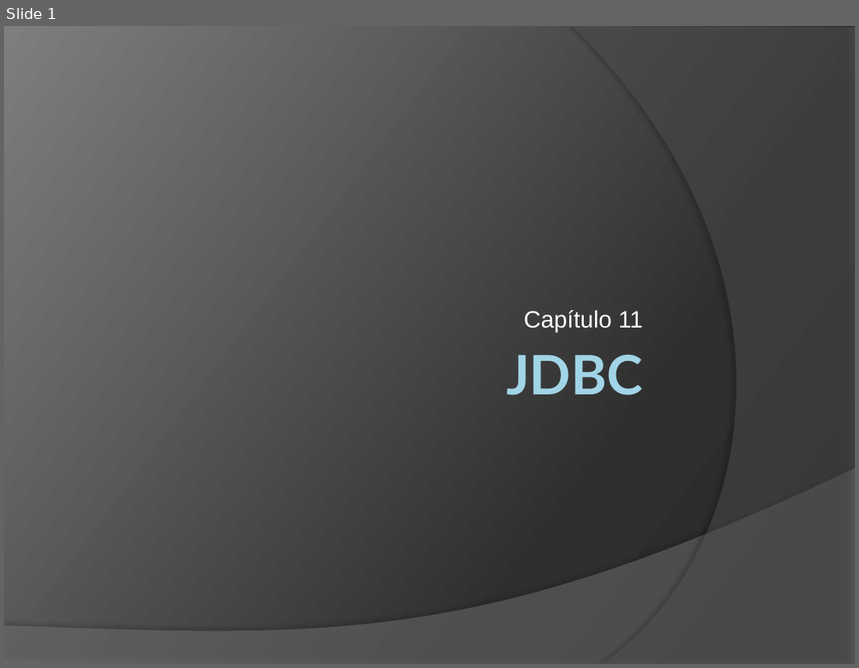
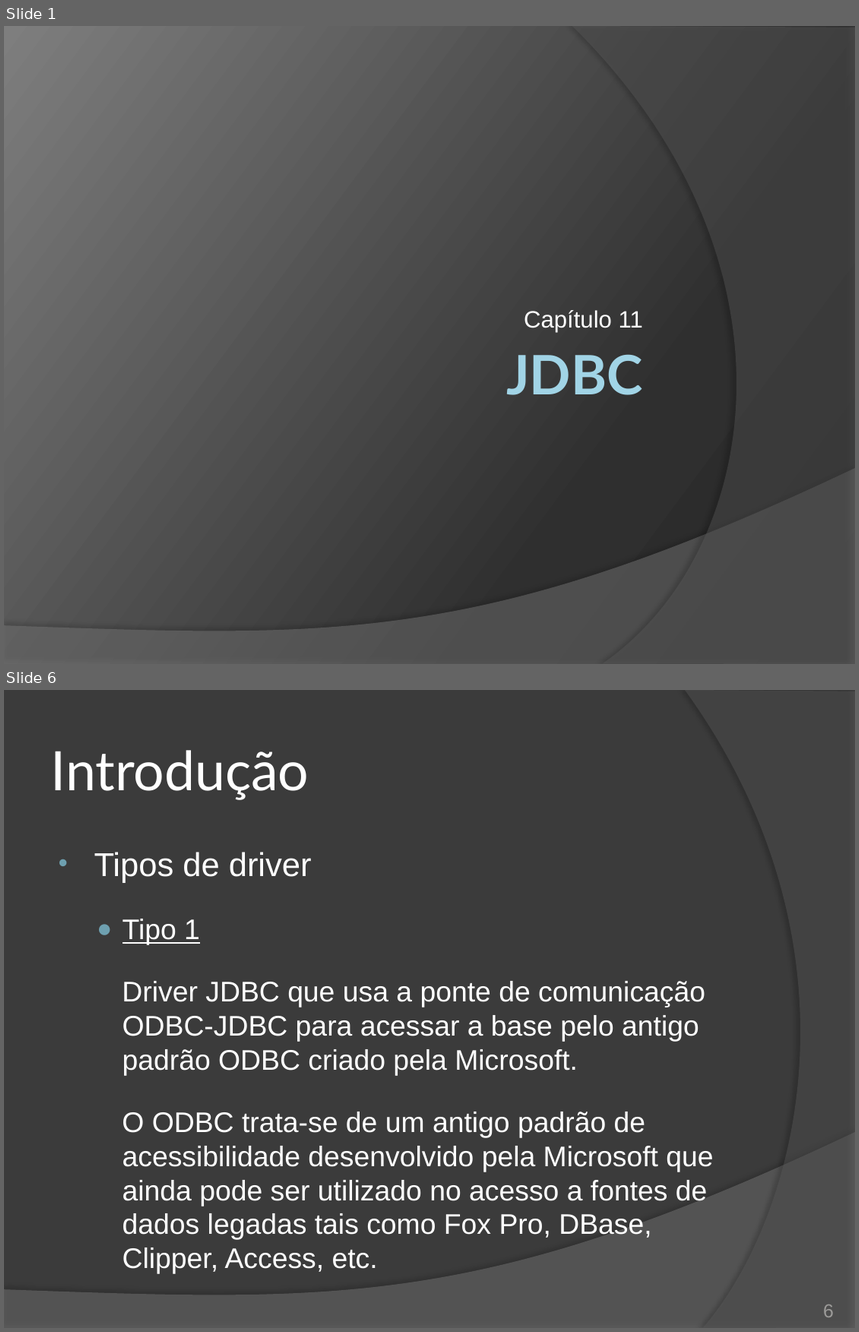
Before and after one commit to duchesqui/slzvieira-training, a slide deck: 2-Java-Programmer-Modulo-II/19.Capitulo11.pptx. Shown one above the other, each under a label of ours: slide 1 before the commit, slides 1 and 6 after it; the slides between them are not shown. The pictures are 859x668 and 859x1332 pixels, drawn with LibreOffice and Linux fonts; fonts in the diff are those of the drawing. Boxes give left, top, right and bottom in pixels: in the first picture for what was removed or moved away, otherwise in the second. Text is boxed around its words. In the diff, an @@ line names an element or a change of style, - is before the commit and + after.

Commit message:
Início da apresentação de JDBC. Inclusão dos drivers Oracle, My Sql e SQL Server.

```diff
--- a/2-Java-Programmer-Modulo-II/19.Capitulo11.pptx
+++ b/2-Java-Programmer-Modulo-II/19.Capitulo11.pptx
@@ slide 6 added at (4, 690, 855, 1328), background #3B3B3B; not listed: 1 template element that a slide beside it also shows @@
@@ freeform shape added at (685, 690, 855, 1328), fill #5E5E5E at 40% opacity @@
@@ title added at (51, 750, 310, 800), 46 pt, text #FFFFFF @@
+Introdução
@@ text added at (94, 852, 713, 1274), 24 pt, text #FFFFFF @@
+• Tipos de driver
+  ● Tipo 1
+  Driver JDBC que usa a ponte de comunicação ODBC-JDBC para acessar a base pelo antigo padrão ODBC criado pela Microsoft.
+  O ODBC trata-se de um antigo padrão de acessibilidade desenvolvido pela Microsoft que ainda pode ser utilizado no acesso a fontes de dados legadas tais como Fox Pro, DBase, Clipper, Access, etc.
@@ page number added at (823, 1305, 834, 1318), 16 pt, text #9D9B9A @@
+6
```
Also in this commit, not shown: 18 other slides added, 8 slides removed, 7 other files.
